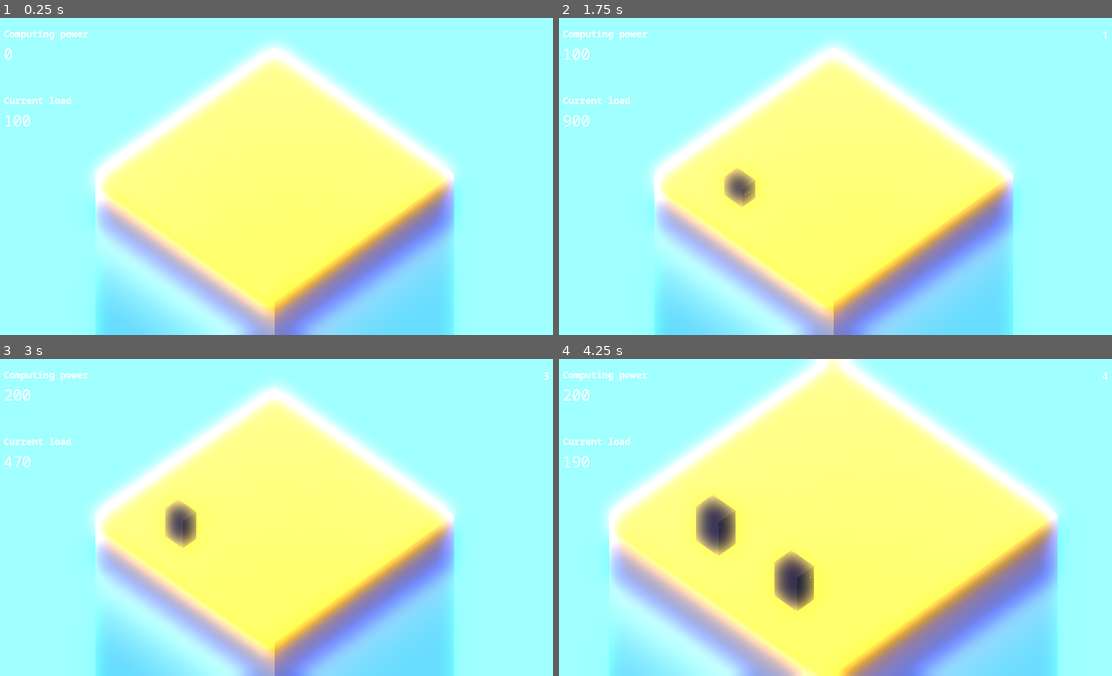
Above: before the commit, frames 1-4 (two rows, left to right).
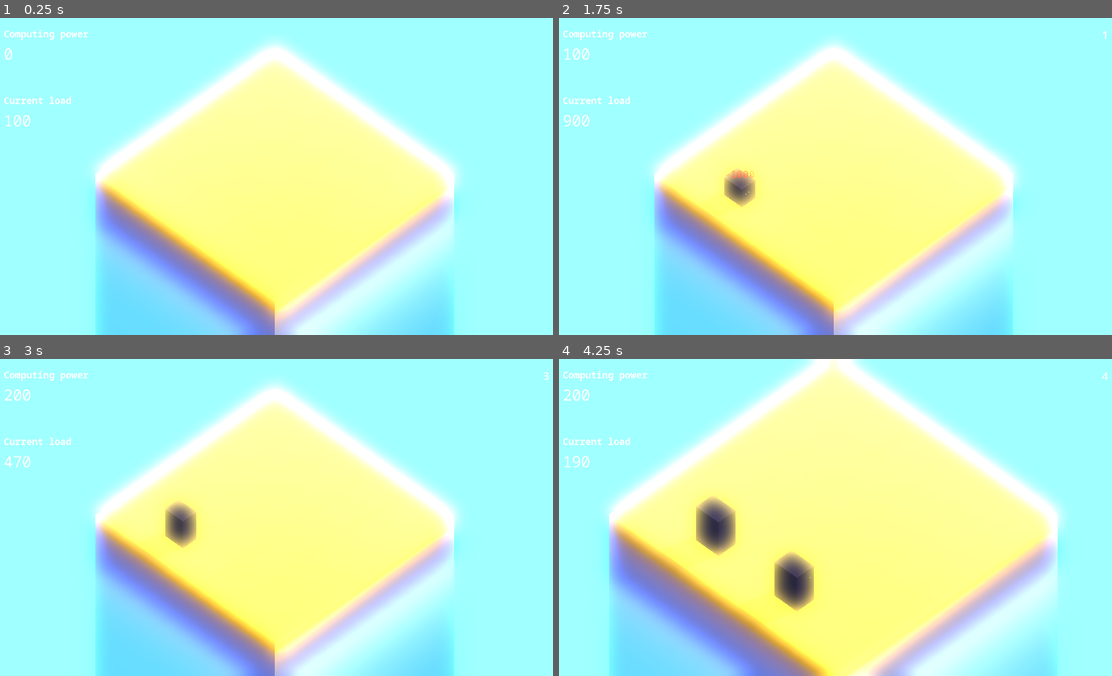
Above: after the commit, the same moments.

Repository: maroun-baydoun/will-it-scale
Game: Godot game, scene res://scenes/main.tscn
The game is run twice, just before and just after one commit, with the same random seed, the same clock (stepped at 60 frames per second) and the same inputs.
Inputs (mouse positions are in pixels of both pictures, inside the frame that each line leads up to):
- Up to frame 1 (0.25 s): no input
- Up to frame 2 (1.75 s): tap Enter at 0.5 s; move the mouse to (957, 160) at 0.52 s; hold Mouse wheel up (zoom_in) 0.53-1.28 s; click (957, 160) at 0.67 s; tap Space at 1.25 s; move the mouse to (724, 192) at 1.27 s; tap Mouse wheel down (zoom_out) at 1.35 s; click (724, 192) at 1.42 s
- Up to frame 3 (3 s): move the mouse to (331, 447) at 2.02 s; hold Mouse wheel up (zoom_in) 2.03-2.78 s; click (331, 447) at 2.17 s; tap Enter at 2.75 s; move the mouse to (248, 580) at 2.77 s; tap Mouse wheel down (zoom_out) at 2.85 s; click (248, 580) at 2.92 s
- Up to frame 4 (4.25 s): move the mouse to (1006, 565) at 3.52 s; hold Mouse wheel up (zoom_in) from 3.53 s (still down); click (1006, 565) at 3.67 s

The runs differ from the first frame. In frame 1, 29% of the frame differs, in the area x 16-84%, y 12-100%; in frame 2, 30%; in frame 3, 30%; in frame 4, 41%, in the area x 7-92%, y 0-100%.

Commit message:
Add price label to server

Diff:
--- a/scenes/main.tscn
+++ b/scenes/main.tscn
@@ -68,7 +68,8 @@
 [node name="Light" type="DirectionalLight3D" parent="."]
 transform = Transform3D(0.963434, 0.168605, -0.208247, 4.00983e-16, 0.777201, 0.629253, 0.267945, -0.606243, 0.748782, 2.08165e-12, 6.96362, 4.18115)
 light_color = Color(0.945098, 0.941176, 0.996078, 1)
-shadow_opacity = 0.7
+shadow_enabled = true
+shadow_opacity = 0.6
 sky_mode = 1
 
 [node name="Floor" type="MeshInstance3D" parent="."]
@@ -100,7 +101,6 @@
 transform = Transform3D(0.820583, -0.555437, 0.134663, 0.553442, 0.831048, 0.0553243, -0.142641, 0.0291302, 0.989346, -0.044, 4.20557, -7.81128)
 light_energy = 2.831
 light_specular = 0.4
-shadow_enabled = true
 shadow_opacity = 0.4
 omni_range = 19.8667
 
--- a/scenes/server.tscn
+++ b/scenes/server.tscn
@@ -1,6 +1,7 @@
-[gd_scene load_steps=7 format=3 uid="uid://o856665jjiuf"]
+[gd_scene load_steps=8 format=3 uid="uid://o856665jjiuf"]
 
 [ext_resource type="Script" path="res://scripts/server.gd" id="1_47tiv"]
+[ext_resource type="FontFile" uid="uid://cp55nkphtgax0" path="res://assets/fonts/NotoSansMono-Bold.ttf" id="2_bmrwa"]
 
 [sub_resource type="StandardMaterial3D" id="StandardMaterial3D_kk3fp"]
 resource_local_to_scene = true
@@ -23,8 +24,8 @@
 material = SubResource("StandardMaterial3D_06da5")
 size = Vector3(0.5, 0.1, 0.1)
 
-[sub_resource type="ConcavePolygonShape3D" id="ConcavePolygonShape3D_uwfw5"]
-data = PackedVector3Array(-0.2, 0.4, 0.15, 0.2, 0.4, 0.15, -0.2, -0.4, 0.15, 0.2, 0.4, 0.15, 0.2, -0.4, 0.15, -0.2, -0.4, 0.15, 0.2, 0.4, -0.15, -0.2, 0.4, -0.15, 0.2, -0.4, -0.15, -0.2, 0.4, -0.15, -0.2, -0.4, -0.15, 0.2, -0.4, -0.15, 0.2, 0.4, 0.15, 0.2, 0.4, -0.15, 0.2, -0.4, 0.15, 0.2, 0.4, -0.15, 0.2, -0.4, -0.15, 0.2, -0.4, 0.15, -0.2, 0.4, -0.15, -0.2, 0.4, 0.15, -0.2, -0.4, -0.15, -0.2, 0.4, 0.15, -0.2, -0.4, 0.15, -0.2, -0.4, -0.15, 0.2, 0.4, 0.15, -0.2, 0.4, 0.15, 0.2, 0.4, -0.15, -0.2, 0.4, 0.15, -0.2, 0.4, -0.15, 0.2, 0.4, -0.15, -0.2, -0.4, 0.15, 0.2, -0.4, 0.15, -0.2, -0.4, -0.15, 0.2, -0.4, 0.15, 0.2, -0.4, -0.15, -0.2, -0.4, -0.15)
+[sub_resource type="ConcavePolygonShape3D" id="ConcavePolygonShape3D_2qvio"]
+data = PackedVector3Array(-0.2, 0.3, 0.15, 0.2, 0.3, 0.15, -0.2, -0.3, 0.15, 0.2, 0.3, 0.15, 0.2, -0.3, 0.15, -0.2, -0.3, 0.15, 0.2, 0.3, -0.15, -0.2, 0.3, -0.15, 0.2, -0.3, -0.15, -0.2, 0.3, -0.15, -0.2, -0.3, -0.15, 0.2, -0.3, -0.15, 0.2, 0.3, 0.15, 0.2, 0.3, -0.15, 0.2, -0.3, 0.15, 0.2, 0.3, -0.15, 0.2, -0.3, -0.15, 0.2, -0.3, 0.15, -0.2, 0.3, -0.15, -0.2, 0.3, 0.15, -0.2, -0.3, -0.15, -0.2, 0.3, 0.15, -0.2, -0.3, 0.15, -0.2, -0.3, -0.15, 0.2, 0.3, 0.15, -0.2, 0.3, 0.15, 0.2, 0.3, -0.15, -0.2, 0.3, 0.15, -0.2, 0.3, -0.15, 0.2, 0.3, -0.15, -0.2, -0.3, 0.15, 0.2, -0.3, 0.15, -0.2, -0.3, -0.15, 0.2, -0.3, 0.15, 0.2, -0.3, -0.15, -0.2, -0.3, -0.15)
 
 [node name="MeshInstance3D2" type="MeshInstance3D"]
 mesh = SubResource("BoxMesh_ec4he")
@@ -48,4 +49,12 @@
 [node name="StaticBody3D" type="StaticBody3D" parent="."]
 
 [node name="CollisionShape3D" type="CollisionShape3D" parent="StaticBody3D"]
-shape = SubResource("ConcavePolygonShape3D_uwfw5")
+shape = SubResource("ConcavePolygonShape3D_2qvio")
+
+[node name="PriceLabel" type="Label3D" parent="."]
+transform = Transform3D(1, -3.48787e-16, 3.48787e-16, 3.48787e-16, 1, -3.48787e-16, -3.48787e-16, 3.48787e-16, 1, 2.08165e-12, 1, 2.08165e-12)
+billboard = 1
+modulate = Color(128.498, 0, 0.101961, 1)
+outline_modulate = Color(0, 0, 0, 0)
+text = "0"
+font = ExtResource("2_bmrwa")
--- a/scripts/server.gd
+++ b/scripts/server.gd
@@ -5,9 +5,10 @@
 const INITIAL_COMPUTING_POWER: int = 100
 
 var computing_power: int = INITIAL_COMPUTING_POWER
-
+var price: int = 1000
 
 @onready var height: float = mesh.size.y
+@onready var price_label: Label3D = $PriceLabel
 
 
 
@@ -19,3 +20,19 @@
 	tween.set_trans(Tween.TRANS_BOUNCE)
 
 	tween.tween_property(self, "transform:origin:y", height / 2, 0.5)
+
+	await get_tree().create_timer(0.3)
+
+	animate_price()
+
+
+func animate_price():
+	price_label.text = str(-1 * price)
+	price_label.transform.origin.y = 0
+
+	var tween = get_tree().create_tween()
+	tween.set_ease(Tween.EASE_OUT)
+
+	tween.tween_property(price_label, "transform:origin:y", height * 1.5, 0.7)
+	await get_tree().create_timer(0.5)
+	tween.tween_property(price_label, "modulate:a", 0, 0.2)
